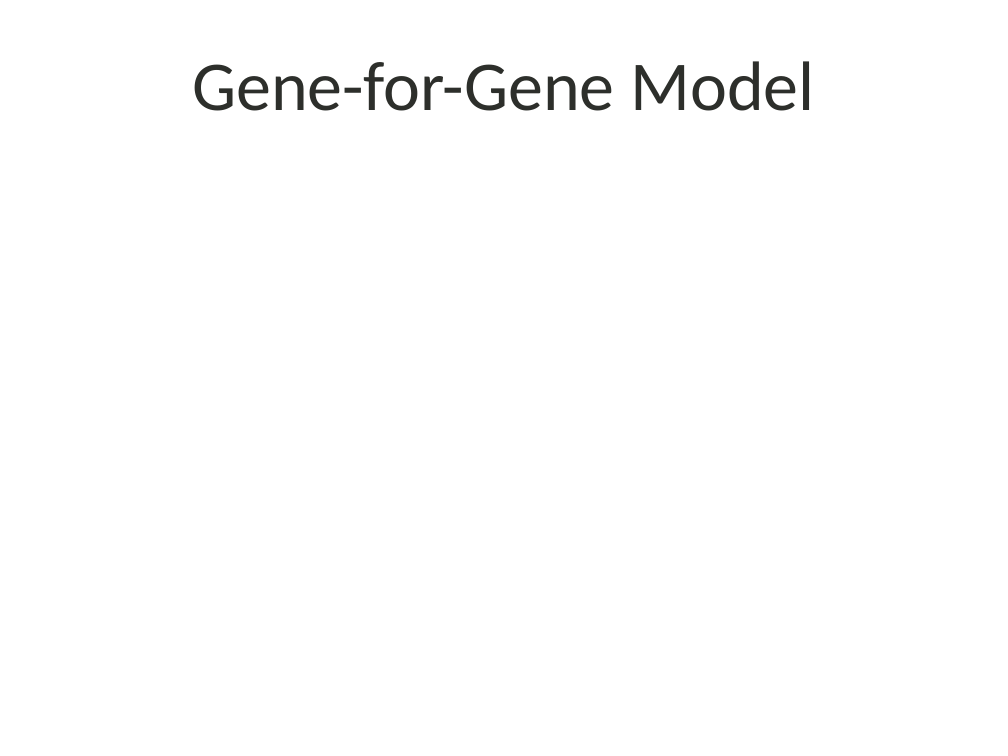
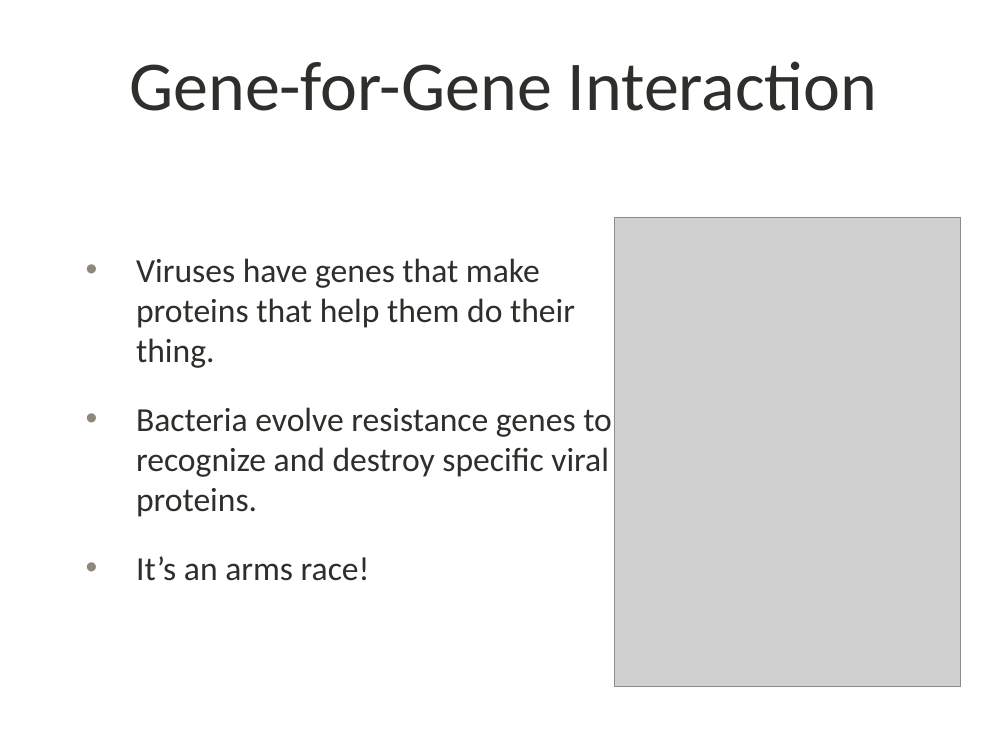
Before and after one commit to shankl/EvoComp_FinalProject, a slide deck: slide 4 of presentation.pptx. Drawn at 1008x756 pixels with LibreOffice and Linux fonts; fonts in the diff are those of the drawing; grey boxes stand for pictures; background and template pictures are left out. Boxes give left, top, right and bottom in pixels: in the first picture for what was removed or moved away, otherwise in the second. Text is boxed around its words. In the diff, an @@ line names an element or a change of style, - is before the commit and + after.

```diff
--- a/presentation.pptx
+++ b/presentation.pptx
@@ title at (x1=129, y1=61, x2=878, y2=111): text changed @@
-Gene-for-Gene Model
+Gene-for-Gene Interaction
@@ picture added at (x1=614, y1=218, x2=961, y2=686) @@
@@ text added at (x1=136, y1=258, x2=612, y2=581), 24 pt, text #2D2F2B @@
+• Viruses have genes that make proteins that help them do their thing.
+• Bacteria evolve resistance genes to recognize and destroy specific viral proteins.
+• It’s an arms race!
```
Also in this commit, not shown: 6 other slides changed, 3 slides added.
